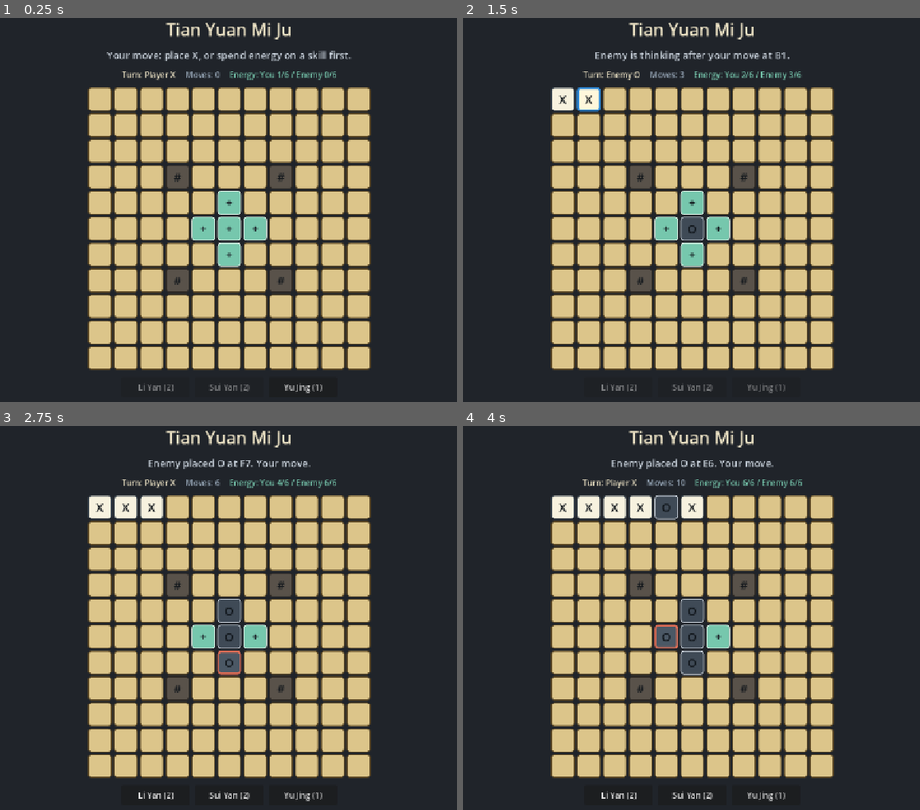
Above: before the commit, frames 1-4 (two rows, left to right).
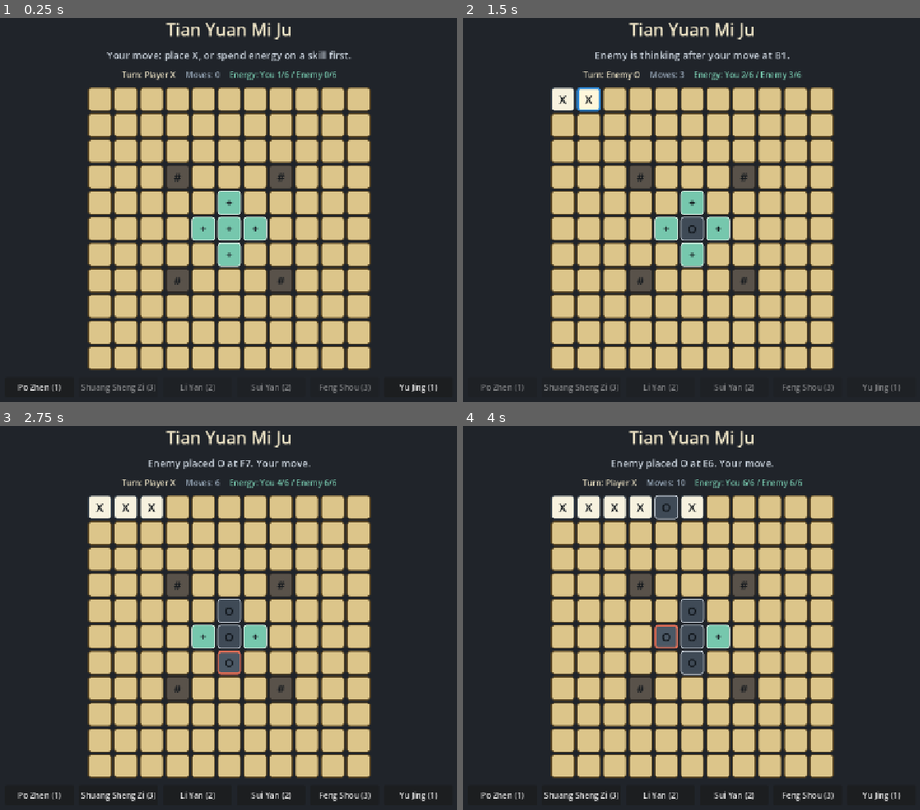
Above: after the commit, the same moments.

Repository: eason522/game
Game: Godot game, scene res://scenes/game/BattleScene.tscn
Two runs of this game, one before a commit and one after it. Both use one fixed random seed, a clock stepped at 60 frames per second and the inputs below.
Inputs (mouse positions are in pixels of both pictures, inside the frame that each line leads up to):
- Up to frame 1 (0.25 s): no input
- Up to frame 2 (1.5 s): click (563, 98) at 0.52 s; click (590, 98) at 1.27 s
- Up to frame 3 (2.75 s): click (150, 506) at 2.02 s
- Up to frame 4 (4 s): click (641, 506) at 2.77 s; click (691, 506) at 3.52 s

The runs differ from the first frame. In frame 1, 0.7% of the frame differs, in the area x 3-96%, y 95-98%; in frame 2, 0.7%; in frame 3, 0.8%; in frame 4, 0.8%.

Commit message:
Complete phase 3 MVP skills

Diff:
--- a/scripts/ai/EnemyAI.gd
+++ b/scripts/ai/EnemyAI.gd
@@ -5,7 +5,7 @@
 
 
 func choose_move(board: BoardState, enemy_owner: int = BoardState.ENEMY, player_owner: int = BoardState.PLAYER) -> Vector2i:
-	var playable_cells := board.get_playable_cells()
+	var playable_cells := board.get_playable_cells(enemy_owner)
 
 	if playable_cells.is_empty():
 		return Vector2i(-1, -1)
--- a/scripts/core/BoardState.gd
+++ b/scripts/core/BoardState.gd
@@ -12,7 +12,9 @@
 var width: int
 var height: int
 var pieces: Array = []
+var temporary_turns: Array = []
 var terrains: Array = []
+var sealed_turns: Array = []
 
 
 func _init(board_width: int = 11, board_height: int = 11) -> void:
@@ -23,18 +25,26 @@
 
 func reset() -> void:
 	pieces.clear()
+	temporary_turns.clear()
 	terrains.clear()
+	sealed_turns.clear()
 
 	for y in range(height):
 		var piece_row: Array = []
+		var temporary_row: Array = []
 		var terrain_row: Array = []
+		var sealed_row: Array = []
 
 		for x in range(width):
 			piece_row.append(EMPTY)
+			temporary_row.append(0)
 			terrain_row.append(TERRAIN_NORMAL)
+			sealed_row.append(0)
 
 		pieces.append(piece_row)
+		temporary_turns.append(temporary_row)
 		terrains.append(terrain_row)
+		sealed_turns.append(sealed_row)
 
 
 func is_inside(pos: Vector2i) -> bool:
@@ -46,6 +56,17 @@
 		return EMPTY
 
 	return pieces[pos.y][pos.x]
+
+
+func get_temporary_turns(pos: Vector2i) -> int:
+	if not is_inside(pos):
+		return 0
+
+	return temporary_turns[pos.y][pos.x]
+
+
+func is_temporary_piece(pos: Vector2i) -> bool:
+	return get_piece(pos) != EMPTY and get_temporary_turns(pos) > 0
 
 
 func get_terrain(pos: Vector2i) -> String:
@@ -63,15 +84,29 @@
 	return true
 
 
-func is_cell_playable(pos: Vector2i) -> bool:
-	return is_inside(pos) and get_piece(pos) == EMPTY and get_terrain(pos) != TERRAIN_ROCK
+func is_cell_playable(pos: Vector2i, owner: int = EMPTY) -> bool:
+	if not is_inside(pos):
+		return false
+
+	if get_piece(pos) != EMPTY:
+		return false
+
+	if get_terrain(pos) == TERRAIN_ROCK:
+		return false
+
+	if owner == ENEMY and is_sealed(pos):
+		return false
+
+	return true
 
 
-func place_piece(pos: Vector2i, owner: int) -> bool:
-	if not is_cell_playable(pos):
+func place_piece(pos: Vector2i, owner: int, temporary_duration: int = 0) -> bool:
+	if not is_cell_playable(pos, owner):
 		return false
 
 	pieces[pos.y][pos.x] = owner
+	temporary_turns[pos.y][pos.x] = max(0, temporary_duration)
+	sealed_turns[pos.y][pos.x] = 0
 	return true
 
 
@@ -80,17 +115,58 @@
 		return false
 
 	pieces[pos.y][pos.x] = EMPTY
+	temporary_turns[pos.y][pos.x] = 0
 	return true
 
 
-func get_playable_cells() -> Array:
+func seal_cell(pos: Vector2i, duration: int = 1) -> bool:
+	if not is_inside(pos):
+		return false
+
+	if get_piece(pos) != EMPTY or get_terrain(pos) == TERRAIN_ROCK:
+		return false
+
+	sealed_turns[pos.y][pos.x] = max(sealed_turns[pos.y][pos.x], duration)
+	return true
+
+
+func get_seal_turns(pos: Vector2i) -> int:
+	if not is_inside(pos):
+		return 0
+
+	return sealed_turns[pos.y][pos.x]
+
+
+func is_sealed(pos: Vector2i) -> bool:
+	return get_seal_turns(pos) > 0
+
+
+func decay_seals() -> void:
+	for y in range(height):
+		for x in range(width):
+			sealed_turns[y][x] = max(0, sealed_turns[y][x] - 1)
+
+
+func decay_temporary_pieces(owner: int) -> void:
+	for y in range(height):
+		for x in range(width):
+			if pieces[y][x] != owner or temporary_turns[y][x] <= 0:
+				continue
+
+			temporary_turns[y][x] -= 1
+
+			if temporary_turns[y][x] <= 0:
+				remove_piece(Vector2i(x, y))
+
+
+func get_playable_cells(owner: int = EMPTY) -> Array:
 	var cells: Array = []
 
 	for y in range(height):
 		for x in range(width):
 			var pos := Vector2i(x, y)
 
-			if is_cell_playable(pos):
+			if is_cell_playable(pos, owner):
 				cells.append(pos)
 
 	return cells
--- a/scripts/core/RuleChecker.gd
+++ b/scripts/core/RuleChecker.gd
@@ -16,13 +16,35 @@
 				var line := _collect_line(board, start, direction, owner)
 
 				if line.size() >= WIN_LENGTH:
-					return line.slice(0, WIN_LENGTH)
+					for offset in range(line.size() - WIN_LENGTH + 1):
+						var window := line.slice(offset, offset + WIN_LENGTH)
+
+						if not _contains_temporary_piece(board, window):
+							return window
 
 	return []
 
 
 func has_winner(board: BoardState, owner: int) -> bool:
 	return not find_five_in_row(board, owner).is_empty()
+
+
+func find_longest_line_through(board: BoardState, pos: Vector2i, owner: int) -> Array:
+	if not board.is_inside(pos) or board.get_piece(pos) != owner:
+		return []
+
+	var best_line: Array = [pos]
+
+	for direction in _directions():
+		var line := _collect_one_side(board, pos, -direction, owner)
+		line.reverse()
+		line.append(pos)
+		line.append_array(_collect_one_side(board, pos, direction, owner))
+
+		if line.size() > best_line.size():
+			best_line = line
+
+	return best_line
 
 
 func _collect_line(board: BoardState, start: Vector2i, direction: Vector2i, owner: int) -> Array:
@@ -42,6 +64,31 @@
 	return line
 
 
+func _collect_one_side(board: BoardState, start: Vector2i, direction: Vector2i, owner: int) -> Array:
+	var line: Array = []
+	var cursor := start + direction
+
+	while board.is_inside(cursor):
+		if board.get_terrain(cursor) == BoardState.TERRAIN_ROCK:
+			break
+
+		if board.get_piece(cursor) != owner:
+			break
+
+		line.append(cursor)
+		cursor += direction
+
+	return line
+
+
+func _contains_temporary_piece(board: BoardState, line: Array) -> bool:
+	for pos in line:
+		if board.is_temporary_piece(pos):
+			return true
+
+	return false
+
+
 func _directions() -> Array:
 	return [
 		Vector2i(1, 0),
--- a/scripts/game/BattleScene.gd
+++ b/scripts/game/BattleScene.gd
@@ -29,13 +29,17 @@
 var enemy_energy := 0
 var selected_skill_id := ""
 var warning_target := Vector2i(-1, -1)
+var break_array_active := false
+var twin_piece_active := false
 
 var empty_style: StyleBoxFlat
 var spirit_style: StyleBoxFlat
 var rock_style: StyleBoxFlat
 var skill_target_style: StyleBoxFlat
 var warning_style: StyleBoxFlat
+var sealed_style: StyleBoxFlat
 var player_style: StyleBoxFlat
+var temporary_player_style: StyleBoxFlat
 var enemy_style: StyleBoxFlat
 var last_player_style: StyleBoxFlat
 var last_enemy_style: StyleBoxFlat
@@ -54,7 +58,9 @@
 	rock_style = _make_cell_style(Color("#59524a"), Color("#2f2a25"))
 	skill_target_style = _make_cell_style(Color("#9164d8"), Color("#efe5ff"), 4)
 	warning_style = _make_cell_style(Color("#d65f4b"), Color("#fff2cd"), 4)
+	sealed_style = _make_cell_style(Color("#686c74"), Color("#f1c75b"), 4)
 	player_style = _make_cell_style(Color("#f7f2df"), Color("#36404a"))
+	temporary_player_style = _make_cell_style(Color("#efe2bd"), Color("#7c8794"), 3)
 	enemy_style = _make_cell_style(Color("#3f4a56"), Color("#cbd3dc"))
 	last_player_style = _make_cell_style(Color("#fff7dc"), Color("#2f89d7"), 4)
 	last_enemy_style = _make_cell_style(Color("#4b5865"), Color("#dc6c55"), 4)
@@ -197,6 +203,8 @@
 	enemy_energy = 0
 	selected_skill_id = ""
 	warning_target = Vector2i(-1, -1)
+	break_array_active = false
+	twin_piece_active = false
 	_begin_turn(BoardState.PLAYER)
 	_set_status("Your move: place X, or spend energy on a skill first.")
 	_refresh_board()
@@ -238,6 +246,7 @@
 	warning_target = Vector2i(-1, -1)
 	_record_move(pos, BoardState.PLAYER)
 	_apply_terrain_reward(pos, BoardState.PLAYER)
+	var skill_notes := _resolve_player_piece_skills(pos)
 	_finish_turn(BoardState.PLAYER)
 
 	if game_over:
@@ -245,7 +254,8 @@
 
 	current_turn = BoardState.ENEMY
 	_begin_turn(BoardState.ENEMY)
-	_set_status("Enemy is thinking after your move at %s." % _format_board_pos(pos))
+	var note_text := "" if skill_notes.is_empty() else " %s" % " ".join(skill_notes)
+	_set_status("Enemy is thinking after your move at %s.%s" % [_format_board_pos(pos), note_text])
 	_refresh_board()
 
 	await get_tree().create_timer(0.35).timeout
@@ -266,6 +276,7 @@
 	_record_move(move, BoardState.ENEMY)
 	_apply_terrain_reward(move, BoardState.ENEMY)
 	_finish_turn(BoardState.ENEMY)
+	board.decay_seals()
 
 	if not game_over:
 		current_turn = BoardState.PLAYER
@@ -275,6 +286,7 @@
 
 
 func _begin_turn(owner: int) -> void:
+	board.decay_temporary_pieces(owner)
 	_gain_energy(owner, 1)
 
 
@@ -313,7 +325,9 @@
 		_set_status("Skill cancelled. Place X or choose another skill.")
 	else:
 		selected_skill_id = skill_id
-		_set_status("%s selected. Choose a highlighted target." % skill_executor.get_skill_name(skill_id))
+		var cost := skill_executor.get_cost(skill_id)
+		var remaining: int = max(0, player_energy - cost)
+		_set_status("%s selected. Cost %d energy, leaving %d/%d. Choose a highlighted target." % [skill_executor.get_skill_name(skill_id), cost, remaining, ENERGY_MAX])
 
 	_refresh_board()
 
@@ -344,10 +358,30 @@
 
 
 func _use_instant_skill(skill_id: String) -> void:
+	var skill_name: String = skill_executor.get_skill_name(skill_id)
+	var cost := skill_executor.get_cost(skill_id)
+
+	if skill_id == SkillExecutorScript.SKILL_BREAK_ARRAY:
+		break_array_active = true
+		_spend_player_energy(cost)
+		selected_skill_id = ""
+		warning_target = Vector2i(-1, -1)
+		_set_status("%s prepared. Place X to form a line of three or more and regain 1 energy." % skill_name)
+		_refresh_board()
+		return
+
+	if skill_id == SkillExecutorScript.SKILL_TWIN_PIECE:
+		twin_piece_active = true
+		_spend_player_energy(cost)
+		selected_skill_id = ""
+		warning_target = Vector2i(-1, -1)
+		_set_status("%s prepared. After your next X, a temporary adjacent X will appear for 2 turns." % skill_name)
+		_refresh_board()
+		return
+
 	var predicted_move := enemy_ai.choose_move(board)
-	var skill_name: String = skill_executor.get_skill_name(skill_id)
-
-	_spend_player_energy(skill_executor.get_cost(skill_id))
+
+	_spend_player_energy(cost)
 	selected_skill_id = ""
 	warning_target = predicted_move
 
@@ -357,6 +391,55 @@
 		_set_status("%s predicts danger at %s." % [skill_name, _format_board_pos(predicted_move)])
 
 	_refresh_board()
+
+
+func _resolve_player_piece_skills(pos: Vector2i) -> Array:
+	var notes: Array = []
+
+	if break_array_active:
+		break_array_active = false
+		var line := rule_checker.find_longest_line_through(board, pos, BoardState.PLAYER)
+
+		if line.size() >= 3:
+			_gain_energy(BoardState.PLAYER, 1)
+			notes.append("Po Zhen restored 1 energy.")
+		else:
+			notes.append("Po Zhen found no three-line.")
+
+	if twin_piece_active:
+		twin_piece_active = false
+		var twin_target := _find_twin_piece_target(pos)
+
+		if twin_target == Vector2i(-1, -1):
+			notes.append("Shuang Sheng Zi found no adjacent space.")
+		elif board.place_piece(twin_target, BoardState.PLAYER, 2):
+			notes.append("Shuang Sheng Zi created a temporary X at %s." % _format_board_pos(twin_target))
+
+	return notes
+
+
+func _find_twin_piece_target(anchor: Vector2i) -> Vector2i:
+	var best_target := Vector2i(-1, -1)
+	var best_score := -INF
+	var center := Vector2((BOARD_SIZE - 1) * 0.5, (BOARD_SIZE - 1) * 0.5)
+
+	for offset in _adjacent_offsets():
+		var target: Vector2i = anchor + offset
+
+		if not board.is_cell_playable(target, BoardState.PLAYER) or board.is_sealed(target):
+			continue
+
+		board.place_piece(target, BoardState.PLAYER, 2)
+		var line := rule_checker.find_longest_line_through(board, target, BoardState.PLAYER)
+		board.remove_piece(target)
+
+		var score := line.size() * 20.0 - Vector2(target).distance_to(center)
+
+		if score > best_score:
+			best_score = score
+			best_target = target
+
+	return best_target
 
 
 func _finish_turn(owner: int) -> void:
@@ -429,14 +512,17 @@
 				button.text = "O"
 				style = last_enemy_style
 			elif owner == BoardState.PLAYER:
-				button.text = "X"
-				style = player_style
+				button.text = "x" if board.is_temporary_piece(pos) else "X"
+				style = temporary_player_style if board.is_temporary_piece(pos) else player_style
 			elif owner == BoardState.ENEMY:
 				button.text = "O"
 				style = enemy_style
 			elif terrain == BoardState.TERRAIN_ROCK:
 				button.text = "#"
 				style = rock_style
+			elif board.is_sealed(pos):
+				button.text = "x"
+				style = sealed_style
 			elif terrain == BoardState.TERRAIN_SPIRIT:
 				button.text = "+"
 				style = spirit_style
@@ -463,7 +549,7 @@
 	if not selected_skill_id.is_empty():
 		return not skill_executor.is_valid_target(board, selected_skill_id, pos)
 
-	return not board.is_cell_playable(pos)
+	return not board.is_cell_playable(pos, BoardState.PLAYER)
 
 
 func _refresh_skill_buttons() -> void:
@@ -472,9 +558,12 @@
 		var cost: int = skill_executor.get_cost(skill_id)
 		var name: String = skill_executor.get_skill_name(skill_id)
 		var prefix := "> " if selected_skill_id == skill_id else ""
+		var already_active: bool = skill_id == SkillExecutorScript.SKILL_BREAK_ARRAY and break_array_active
+		already_active = already_active or skill_id == SkillExecutorScript.SKILL_TWIN_PIECE and twin_piece_active
 
 		button.text = "%s%s (%d)" % [prefix, name, cost]
-		button.disabled = game_over or current_turn != BoardState.PLAYER or not skill_executor.can_afford(skill_id, player_energy)
+		button.tooltip_text = skill_executor.get_description(skill_id)
+		button.disabled = game_over or current_turn != BoardState.PLAYER or already_active or not skill_executor.can_afford(skill_id, player_energy)
 
 
 func _refresh_info_labels() -> void:
@@ -489,3 +578,16 @@
 	turn_label.text = turn_text
 	move_count_label.text = "Moves: %d" % move_count
 	energy_label.text = "Energy: You %d/%d / Enemy %d/%d" % [player_energy, ENERGY_MAX, enemy_energy, ENERGY_MAX]
+
+
+func _adjacent_offsets() -> Array:
+	return [
+		Vector2i(-1, -1),
+		Vector2i(0, -1),
+		Vector2i(1, -1),
+		Vector2i(-1, 0),
+		Vector2i(1, 0),
+		Vector2i(-1, 1),
+		Vector2i(0, 1),
+		Vector2i(1, 1),
+	]
--- a/scripts/skills/SkillExecutor.gd
+++ b/scripts/skills/SkillExecutor.gd
@@ -4,14 +4,32 @@
 const SKILL_ROCK_CREATE := "rock_create"
 const SKILL_ROCK_BREAK := "rock_break"
 const SKILL_WARNING := "warning"
+const SKILL_BREAK_ARRAY := "break_array"
+const SKILL_TWIN_PIECE := "twin_piece"
+const SKILL_SEAL_MOVE := "seal_move"
 
 const SKILL_ORDER := [
+	SKILL_BREAK_ARRAY,
+	SKILL_TWIN_PIECE,
 	SKILL_ROCK_CREATE,
 	SKILL_ROCK_BREAK,
+	SKILL_SEAL_MOVE,
 	SKILL_WARNING,
 ]
 
 const SKILL_DATA := {
+	SKILL_BREAK_ARRAY: {
+		"name": "Po Zhen",
+		"cost": 1,
+		"description": "If your next move forms a line of three or more, gain 1 energy.",
+		"requires_target": false,
+	},
+	SKILL_TWIN_PIECE: {
+		"name": "Shuang Sheng Zi",
+		"cost": 3,
+		"description": "After your next move, create a temporary adjacent X for 2 turns.",
+		"requires_target": false,
+	},
 	SKILL_ROCK_CREATE: {
 		"name": "Li Yan",
 		"cost": 2,
@@ -22,6 +40,12 @@
 		"name": "Sui Yan",
 		"cost": 2,
 		"description": "Remove one rock cell.",
+		"requires_target": true,
+	},
+	SKILL_SEAL_MOVE: {
+		"name": "Feng Shou",
+		"cost": 3,
+		"description": "Seal one empty cell so the enemy cannot play there next turn.",
 		"requires_target": true,
 	},
 	SKILL_WARNING: {
@@ -66,6 +90,8 @@
 			return board.get_piece(pos) == BoardState.EMPTY and board.get_terrain(pos) != BoardState.TERRAIN_ROCK
 		SKILL_ROCK_BREAK:
 			return board.get_piece(pos) == BoardState.EMPTY and board.get_terrain(pos) == BoardState.TERRAIN_ROCK
+		SKILL_SEAL_MOVE:
+			return board.get_piece(pos) == BoardState.EMPTY and board.get_terrain(pos) != BoardState.TERRAIN_ROCK and not board.is_sealed(pos)
 		_:
 			return false
 
@@ -79,5 +105,7 @@
 			return board.set_terrain(pos, BoardState.TERRAIN_ROCK)
 		SKILL_ROCK_BREAK:
 			return board.set_terrain(pos, BoardState.TERRAIN_NORMAL)
+		SKILL_SEAL_MOVE:
+			return board.seal_cell(pos, 1)
 
 	return false
--- a/tests/skill_system_smoke.gd
+++ b/tests/skill_system_smoke.gd
@@ -20,9 +20,62 @@
 
 
 func _run() -> void:
+	_assert_all_mvp_skills_are_listed()
+	_assert_break_array_skill_metadata()
+	_assert_twin_piece_skill_metadata_and_temporary_rules()
 	_assert_rock_create_skill()
 	_assert_rock_break_skill()
+	_assert_seal_move_skill()
 	_assert_warning_skill_metadata()
+
+
+func _assert_all_mvp_skills_are_listed() -> void:
+	var skills := SkillExecutorScript.new()
+
+	if skills.get_skill_ids().size() != 6:
+		failures.append("skill list: expected 6 MVP skills")
+
+
+func _assert_break_array_skill_metadata() -> void:
+	var skills := SkillExecutorScript.new()
+
+	if skills.requires_target("break_array"):
+		failures.append("break array: expected instant skill without target")
+
+	if skills.get_cost("break_array") != 1:
+		failures.append("break array: expected cost 1")
+
+
+func _assert_twin_piece_skill_metadata_and_temporary_rules() -> void:
+	var board := BoardState.new(11, 11)
+	var skills := SkillExecutorScript.new()
+	var checker := RuleChecker.new()
+
+	if skills.requires_target("twin_piece"):
+		failures.append("twin piece: expected instant skill without target")
+
+	if skills.get_cost("twin_piece") != 3:
+		failures.append("twin piece: expected cost 3")
+
+	for x in range(1, 5):
+		board.place_piece(Vector2i(x, 5), BoardState.PLAYER)
+
+	board.place_piece(Vector2i(5, 5), BoardState.PLAYER, 2)
+
+	if checker.has_winner(board, BoardState.PLAYER):
+		failures.append("twin piece: temporary piece should not directly complete five")
+		return
+
+	board.decay_temporary_pieces(BoardState.PLAYER)
+
+	if board.get_piece(Vector2i(5, 5)) != BoardState.PLAYER:
+		failures.append("twin piece: temporary piece should remain after first decay")
+		return
+
+	board.decay_temporary_pieces(BoardState.PLAYER)
+
+	if board.get_piece(Vector2i(5, 5)) != BoardState.EMPTY:
+		failures.append("twin piece: temporary piece should expire after second decay")
 
 
 func _assert_rock_create_skill() -> void:
@@ -65,6 +118,47 @@
 		failures.append("rock break: target terrain should become normal")
 
 
+func _assert_seal_move_skill() -> void:
+	var board := BoardState.new(11, 11)
+	var skills := SkillExecutorScript.new()
+	var ai := EnemyAI.new()
+	var target := Vector2i(4, 4)
+
+	if not skills.is_valid_target(board, "seal_move", target):
+		failures.append("seal move: expected empty normal cell to be valid")
+		return
+
+	if not skills.execute(board, "seal_move", target):
+		failures.append("seal move: execute returned false")
+		return
+
+	if not board.is_sealed(target):
+		failures.append("seal move: target should be sealed")
+		return
+
+	if board.is_cell_playable(target, BoardState.ENEMY):
+		failures.append("seal move: enemy should not be able to play sealed target")
+		return
+
+	if not board.is_cell_playable(target, BoardState.PLAYER):
+		failures.append("seal move: player should still be able to play sealed target")
+		return
+
+	for x in range(4):
+		board.place_piece(Vector2i(x, 4), BoardState.ENEMY)
+
+	var move := ai.choose_move(board)
+
+	if move == target:
+		failures.append("seal move: AI should avoid sealed target")
+		return
+
+	board.decay_seals()
+
+	if board.is_sealed(target):
+		failures.append("seal move: seal should expire after decay")
+
+
 func _assert_warning_skill_metadata() -> void:
 	var skills := SkillExecutorScript.new()
 
Not shown, changed: DEVELOPMENT_PLAN.md
Not shown, changed: README.md
